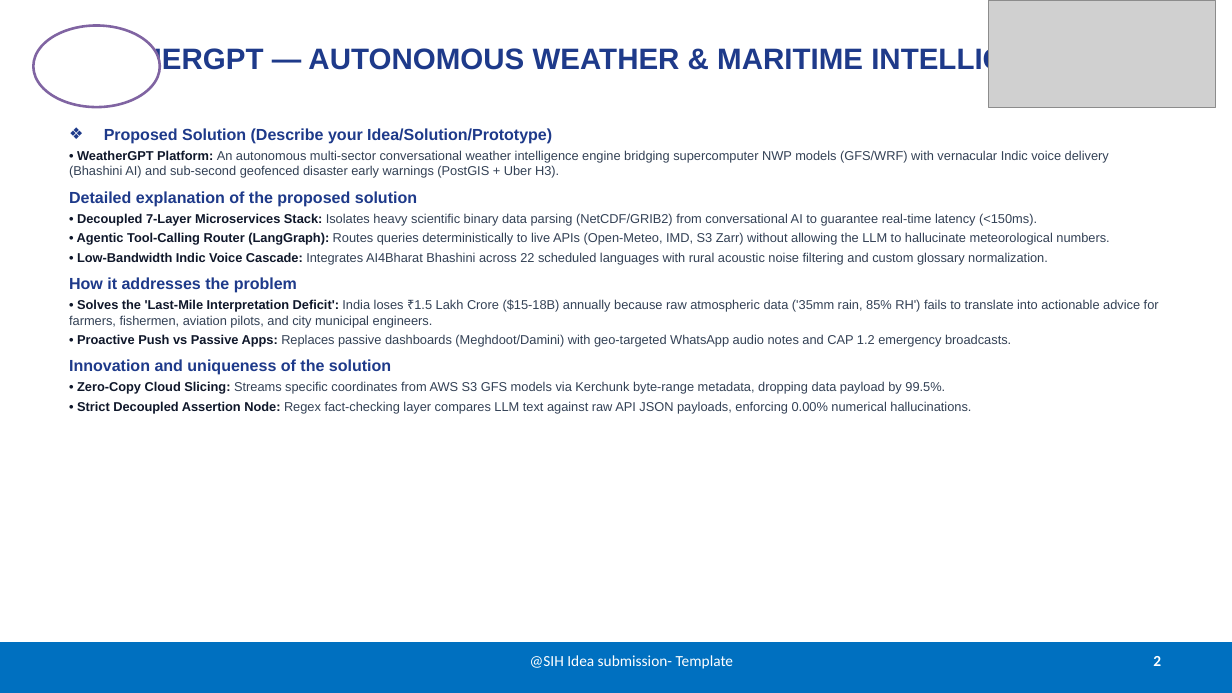
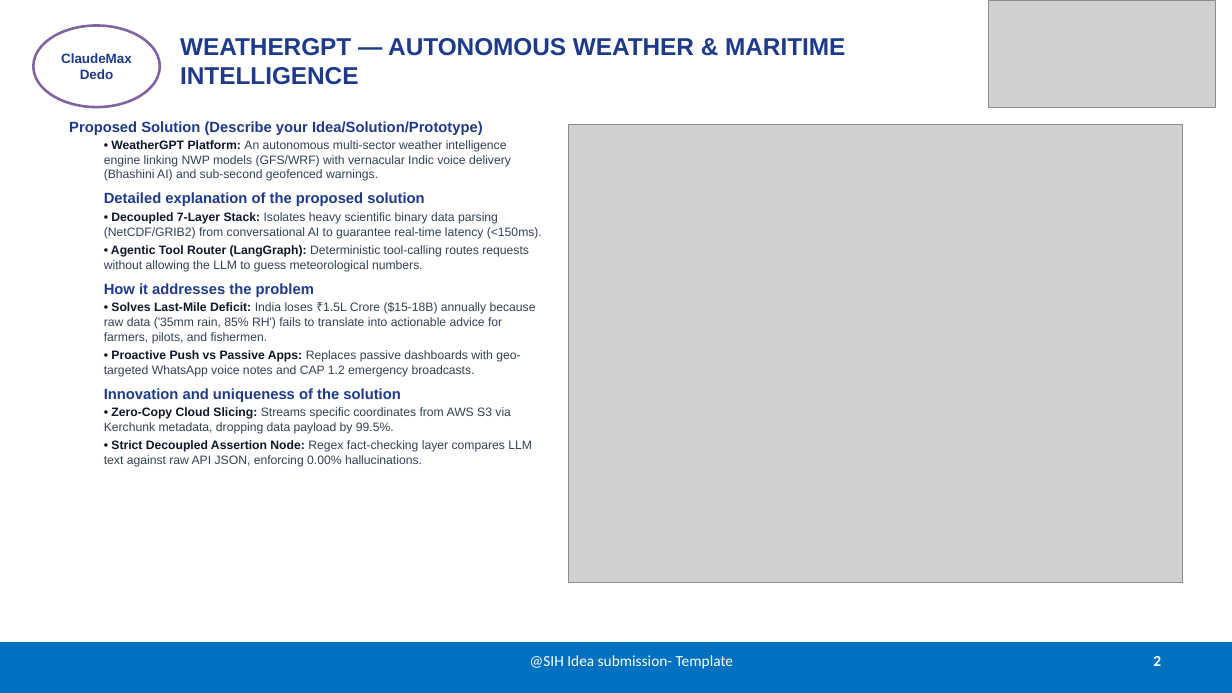
Before and after one commit to lohitakshcodes/claudemaxdedo-sih2026, a slide deck: slide 2 of SIH2026_SIH26068_WeatherGPT_ClaudeMaxDedo.pptx. Drawn at 1232x693 pixels with LibreOffice and Linux fonts; fonts in the diff are those of the drawing; grey boxes stand for pictures. Boxes give left, top, right and bottom in pixels: in the first picture for what was removed or moved away, otherwise in the second. Text is boxed around its words. In the diff, an @@ line names an element or a change of style, - is before the commit and + after.

```diff
--- a/SIH2026_SIH26068_WeatherGPT_ClaudeMaxDedo.pptx
+++ b/SIH2026_SIH26068_WeatherGPT_ClaudeMaxDedo.pptx
@@ ellipse "ClaudeMaxDedo" at bbox=[33, 26, 160, 107]: size 11 to 10.5 pt, text colour #FFFFFF to #1E3A8A @@
@@ title "WEATHERGPT — AUTONOMOUS WEATHER & ...": place and size @@
-title "WEATHERGPT — AUTONOMOUS WEATHER & ..." at bbox=[56, 46, 1087, 75]
+title "WEATHERGPT — AUTONOMOUS WEATHER & ..." at bbox=[180, 38, 845, 85]
@@ title "WEATHERGPT — AUTONOMOUS WEATHER & ..." at bbox=[180, 38, 845, 85]: size 23 to 19 pt; alignment centre to left @@
@@ text "Proposed Solution (Describe your Idea/Solution/Prototype)": place and size @@
-text "Proposed Solution (Describe your Idea/Solution/Prototype)" at bbox=[69, 128, 1159, 413]
+text "Proposed Solution (Describe your Idea/Solution/Prototype)" at bbox=[69, 121, 542, 467]
@@ text at bbox=[69, 121, 483, 402]: size 12.5 to 11.5 pt in "Proposed Solution (Describe your Idea/Solution/Prototype)", "Detailed explanation of the proposed solution", "How it addresses the problem", "Innovation and uniqueness of the solution"; bullet ❖ to none; less space between paragraphs @@
@@ text at bbox=[104, 140, 511, 181]: text changed; size 10 to 9.5 pt @@
-• WeatherGPT Platform: An autonomous multi-sector conversational weather intelligence engine bridging supercomputer NWP models (GFS/WRF) with vernacular Indic voice delivery (Bhashini AI) and sub-second geofenced disaster early warnings (PostGIS + Uber H3).
+• WeatherGPT Platform: An autonomous multi-sector weather intelligence engine linking NWP models (GFS/WRF) with vernacular Indic voice delivery (Bhashini AI) and sub-second geofenced warnings.
@@ picture added at bbox=[568, 125, 1183, 582] @@
@@ text at bbox=[104, 212, 542, 272]: text changed; size 10 to 9.5 pt @@
-• Decoupled 7-Layer Microservices Stack: Isolates heavy scientific binary data parsing (NetCDF/GRIB2) from conversational AI to guarantee real-time latency (<150ms).
-• Agentic Tool-Calling Router (LangGraph): Routes queries deterministically to live APIs (Open-Meteo, IMD, S3 Zarr) without allowing the LLM to hallucinate meteorological numbers.
-• Low-Bandwidth Indic Voice Cascade: Integrates AI4Bharat Bhashini across 22 scheduled languages with rural acoustic noise filtering and custom glossary normalization.
+• Decoupled 7-Layer Stack: Isolates heavy scientific binary data parsing (NetCDF/GRIB2) from conversational AI to guarantee real-time latency (<150ms).
+• Agentic Tool Router (LangGraph): Deterministic tool-calling routes requests without allowing the LLM to guess meteorological numbers.
@@ text at bbox=[104, 302, 536, 377]: text changed; size 10 to 9.5 pt @@
-• Solves the 'Last-Mile Interpretation Deficit': India loses ₹1.5 Lakh Crore ($15-18B) annually because raw atmospheric data ('35mm rain, 85% RH') fails to translate into actionable advice for farmers, fishermen, aviation pilots, and city municipal engineers.
-• Proactive Push vs Passive Apps: Replaces passive dashboards (Meghdoot/Damini) with geo-targeted WhatsApp audio notes and CAP 1.2 emergency broadcasts.
+• Solves Last-Mile Deficit: India loses ₹1.5L Crore ($15-18B) annually because raw data ('35mm rain, 85% RH') fails to translate into actionable advice for farmers, pilots, and fishermen.
+• Proactive Push vs Passive Apps: Replaces passive dashboards with geo-targeted WhatsApp voice notes and CAP 1.2 emergency broadcasts.
@@ text at bbox=[104, 407, 532, 467]: text changed; size 10 to 9.5 pt @@
-• Zero-Copy Cloud Slicing: Streams specific coordinates from AWS S3 GFS models via Kerchunk byte-range metadata, dropping data payload by 99.5%.
-• Strict Decoupled Assertion Node: Regex fact-checking layer compares LLM text against raw API JSON payloads, enforcing 0.00% numerical hallucinations.
+• Zero-Copy Cloud Slicing: Streams specific coordinates from AWS S3 via Kerchunk metadata, dropping data payload by 99.5%.
+• Strict Decoupled Assertion Node: Regex fact-checking layer compares LLM text against raw API JSON, enforcing 0.00% hallucinations.
```
Also in this commit, not shown: 4 other slides changed, 15 other files.
